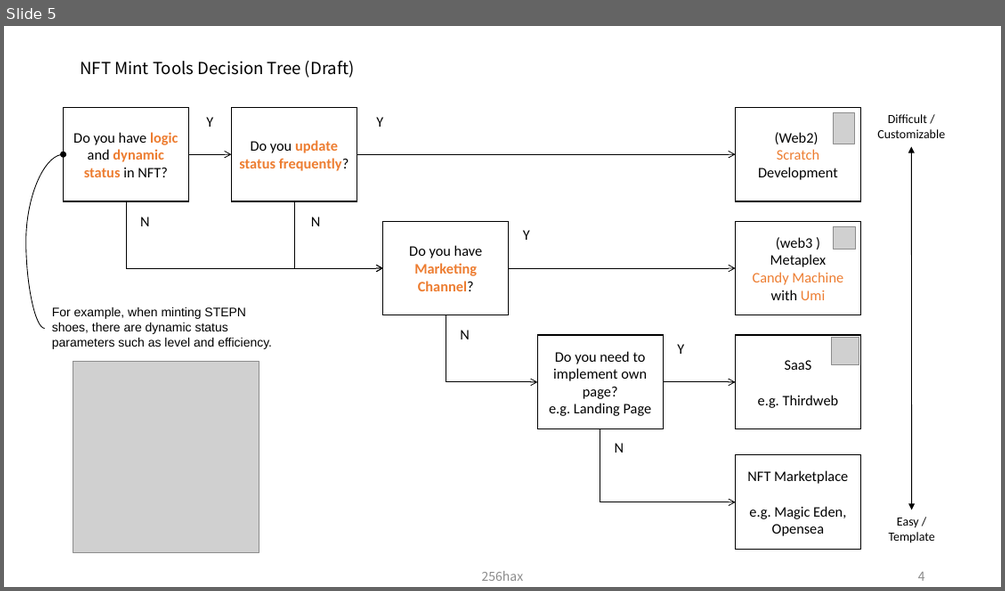
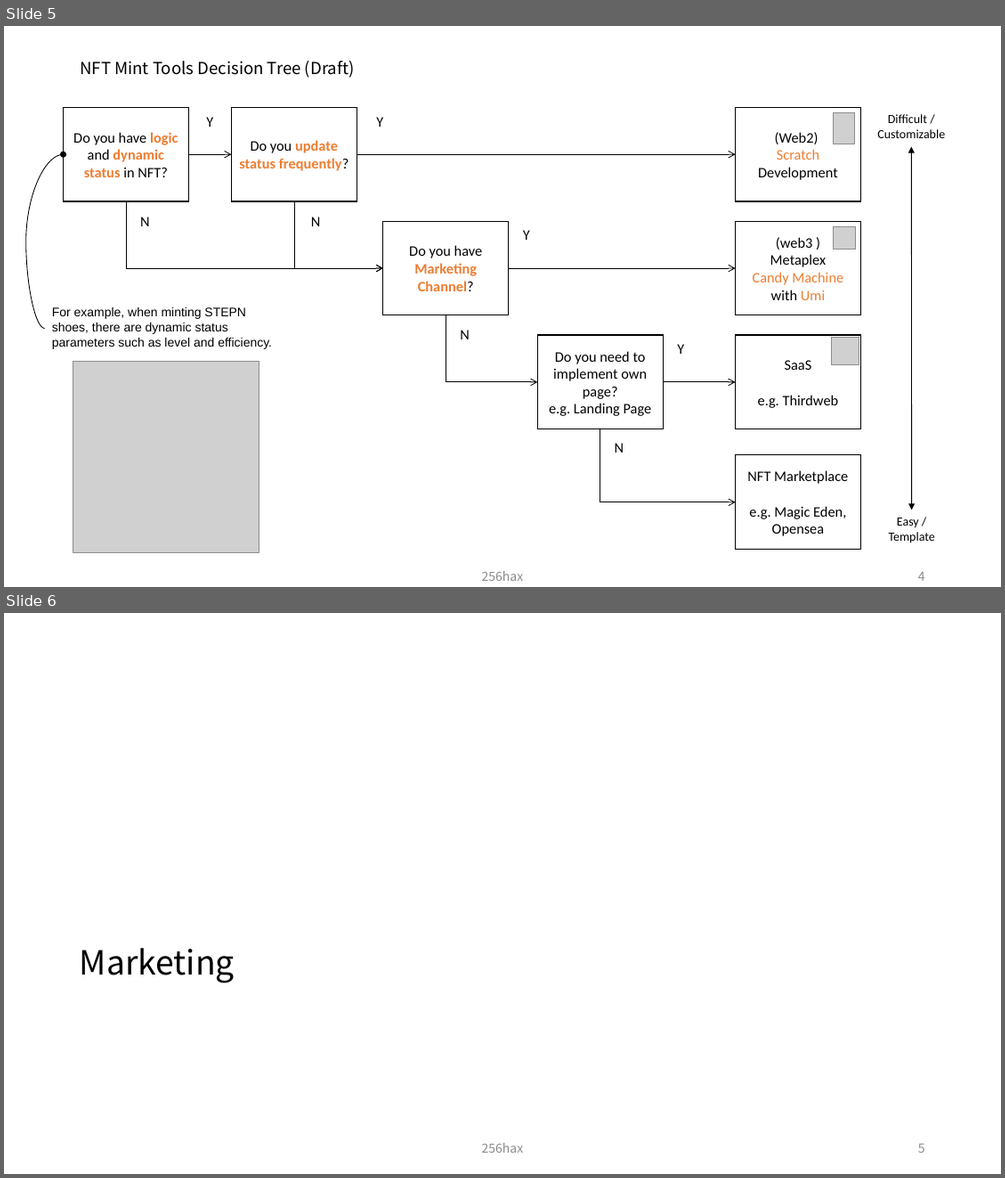
Before and after one commit to 256hax/solana-anchor-react-minimal-example, a slide deck: docs/Solana_Blockchain_Outline_Figure.pptx. Shown one above the other, each under a label of ours: slide 5 before the commit, slides 5 and 6 after it. The pictures are 1005x591 and 1005x1178 pixels, drawn with LibreOffice and Linux fonts; fonts in the diff are those of the drawing; grey boxes stand for pictures. Boxes give left, top, right and bottom in pixels: in the first picture for what was removed or moved away, otherwise in the second. Text is boxed around its words. In the diff, an @@ line names an element or a change of style, - is before the commit and + after.

Commit message:
docs: add P.6 Marketing Funnel – Mint NFT (Draft)

```diff
--- a/docs/Solana_Blockchain_Outline_Figure.pptx
+++ b/docs/Solana_Blockchain_Outline_Figure.pptx
@@ slide 6 added at box(4, 613, 1001, 1174), background #FFFFFF @@
@@ title added at box(80, 948, 235, 983), 32 pt, text #000000 @@
+Marketing
@@ text added at box(482, 1143, 524, 1152), 12 pt, text #8C8C8C @@
+256hax
@@ page number added at box(918, 1143, 925, 1152), 12 pt, text #8C8C8C @@
+5
```
Also in this commit, not shown: 2 slides changed, 1 other slide added.
